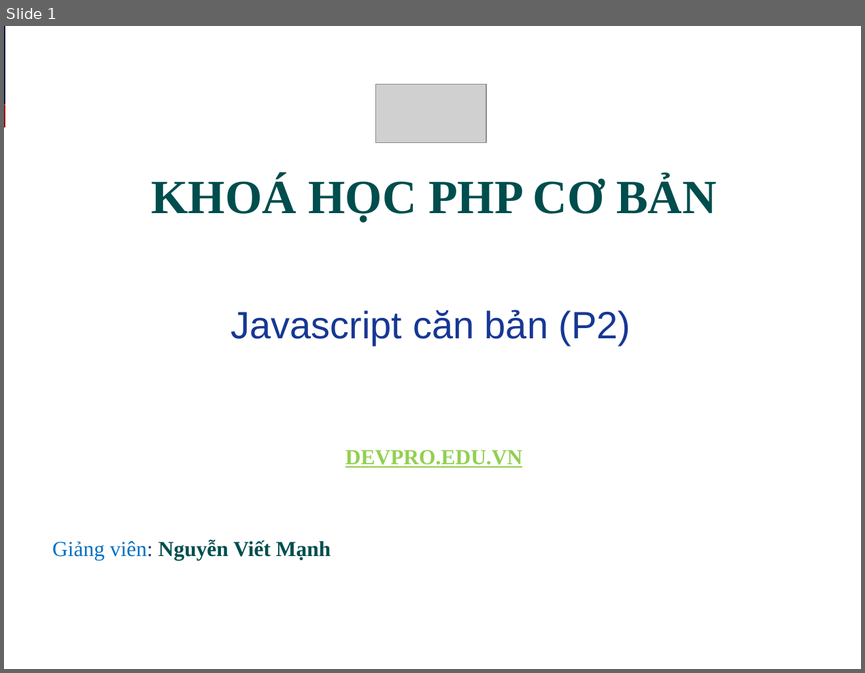
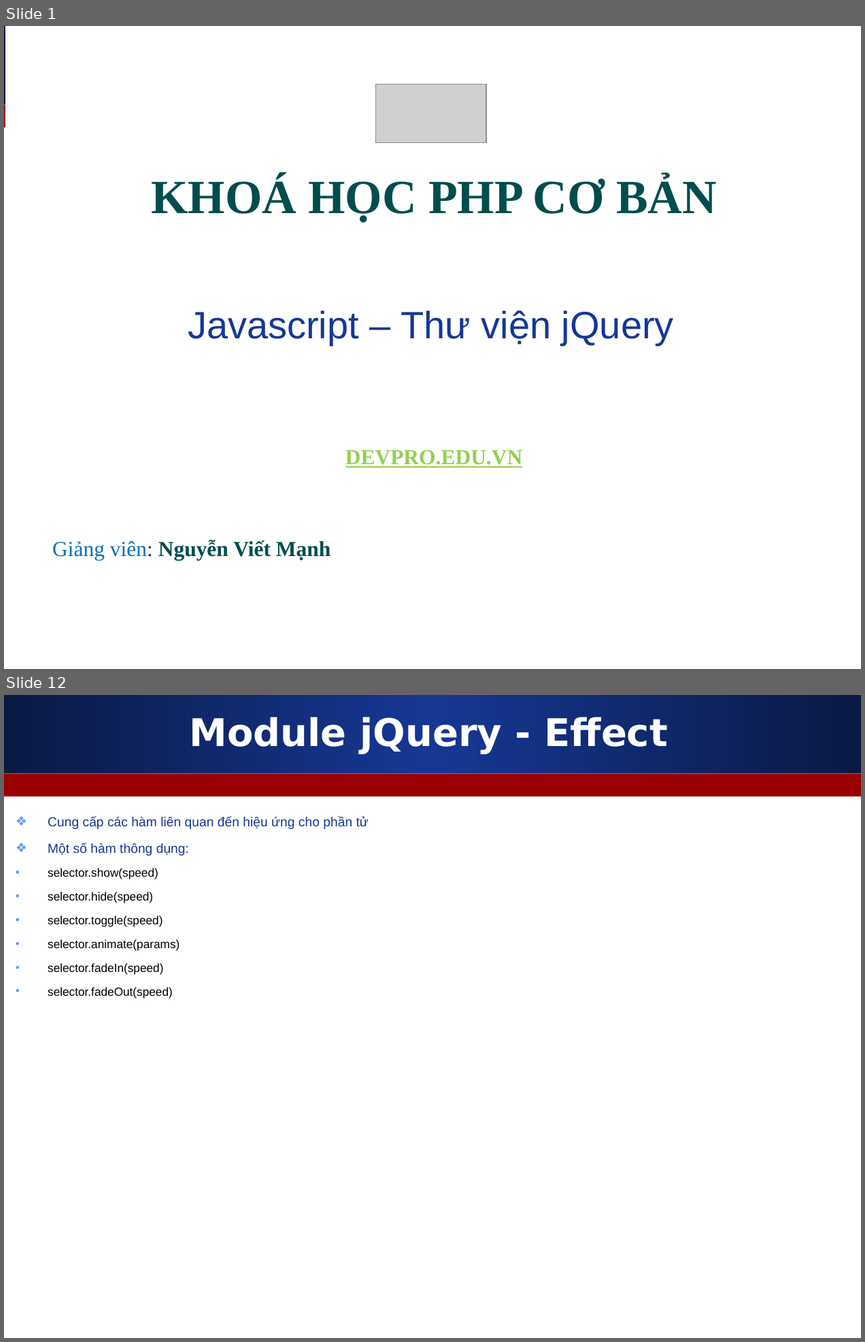
Before and after one commit to melng124/php39_devpro, a slide deck: Day8_Javascript_jQuery/Slide_bai_giang/Javascript_jQuery.ppt. Shown one above the other, each under a label of ours: slide 1 before the commit, slides 1 and 12 after it; the slides between them are not shown. The pictures are 865x673 and 865x1342 pixels, drawn with LibreOffice and Linux fonts; fonts in the diff are those of the drawing; grey boxes stand for pictures. Boxes give left, top, right and bottom in pixels: in the first picture for what was removed or moved away, otherwise in the second. Text is boxed around its words. In the diff, an @@ line names an element or a change of style, - is before the commit and + after.

```diff
--- a/Day8_Javascript_jQuery/Slide_bai_giang/Javascript_jQuery.ppt
+++ b/Day8_Javascript_jQuery/Slide_bai_giang/Javascript_jQuery.ppt
@@ slide 12 added at box(4, 695, 861, 1338), background #FFFFFF; not listed: 2 template elements that a slide beside it also shows @@
@@ title added at box(190, 717, 668, 754), 32 pt, text #FFFFFF, bold @@
+Module jQuery - Effect
@@ text added at box(48, 816, 368, 998), 9.9 pt, text #000000 @@
+❖ Cung cấp các hàm liên quan đến hiệu ứng cho phần tử
+❖ Một số hàm thông dụng:
+• selector.show(speed)
+• selector.hide(speed)
+• selector.toggle(speed)
+• selector.animate(params)
+• selector.fadeIn(speed)
+• selector.fadeOut(speed)
@@ slide 1 changed as well @@
@@ text at box(188, 310, 674, 346): text changed @@
-Javascript căn bản (P2)
+Javascript – Thư viện jQuery
```
Also in this commit, not shown: 12 other slides added, 14 slides removed, 1 other file.
